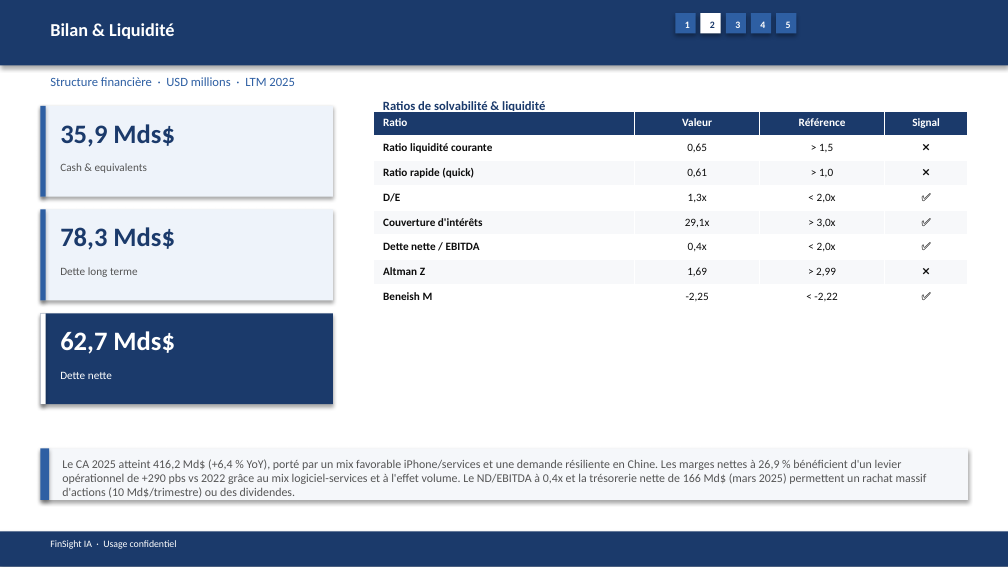
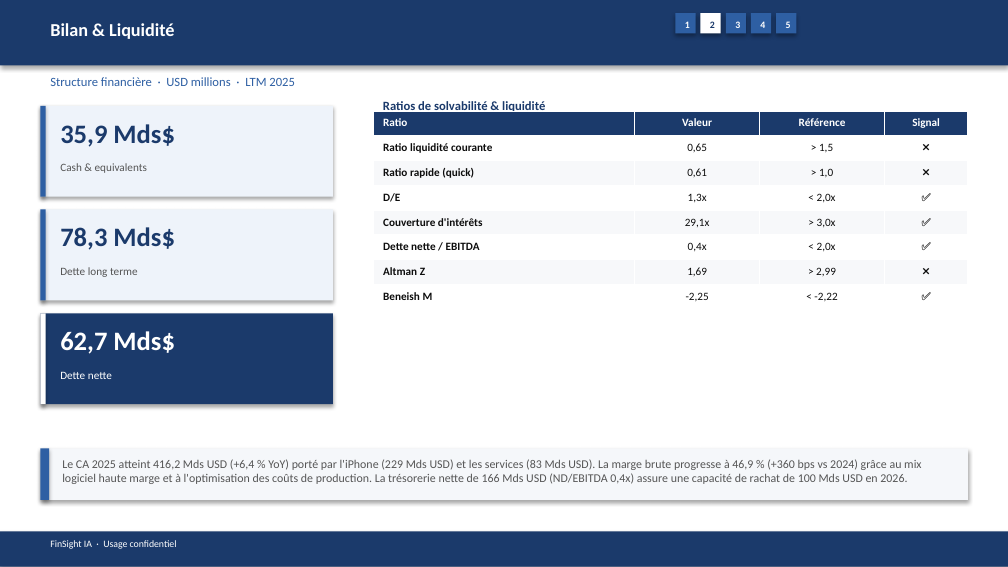
Before and after one commit to baptistejeh07-art/finsight-ia, a slide deck: slide 9 of preview/AAPL/AAPL_pitchbook.pptx. Drawn at 1008x567 pixels with LibreOffice and Linux fonts; fonts in the diff are those of the drawing. Boxes give left, top, right and bottom in pixels: in the first picture for what was removed or moved away, otherwise in the second. Text is boxed around its words. In the diff, an @@ line names an element or a change of style, - is before the commit and + after.

```diff
--- a/preview/AAPL/AAPL_pitchbook.pptx
+++ b/preview/AAPL/AAPL_pitchbook.pptx
@@ text at (62,459,921,484): text changed @@
-Le CA 2025 atteint 416,2 Md$ (+6,4 % YoY), porté par un mix favorable iPhone/services et une demande résiliente en Chine. Les marges nettes à 26,9 % bénéficient d'un levier opérationnel de +290 pbs vs 2022 grâce au mix logiciel-services et à l'effet volume. Le ND/EBITDA à 0,4x et la trésorerie nette de 166 Md$ (mars 2025) permettent un rachat massif d'actions (10 Md$/trimestre) ou des dividendes.
+Le CA 2025 atteint 416,2 Mds USD (+6,4 % YoY) porté par l'iPhone (229 Mds USD) et les services (83 Mds USD). La marge brute progresse à 46,9 % (+360 bps vs 2024) grâce au mix logiciel haute marge et à l'optimisation des coûts de production. La trésorerie nette de 166 Mds USD (ND/EBITDA 0,4x) assure une capacité de rachat de 100 Mds USD en 2026.
```
Also in this commit, not shown: 16 other slides changed, 4 other files.
